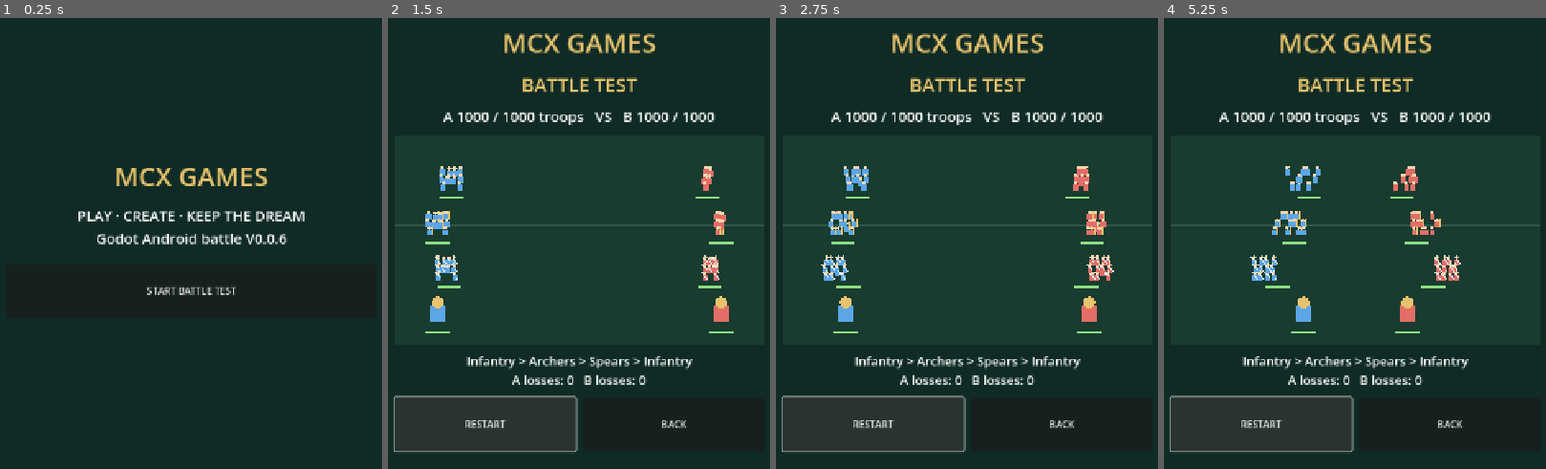
Above: before the commit, frames 1-4 (left to right).
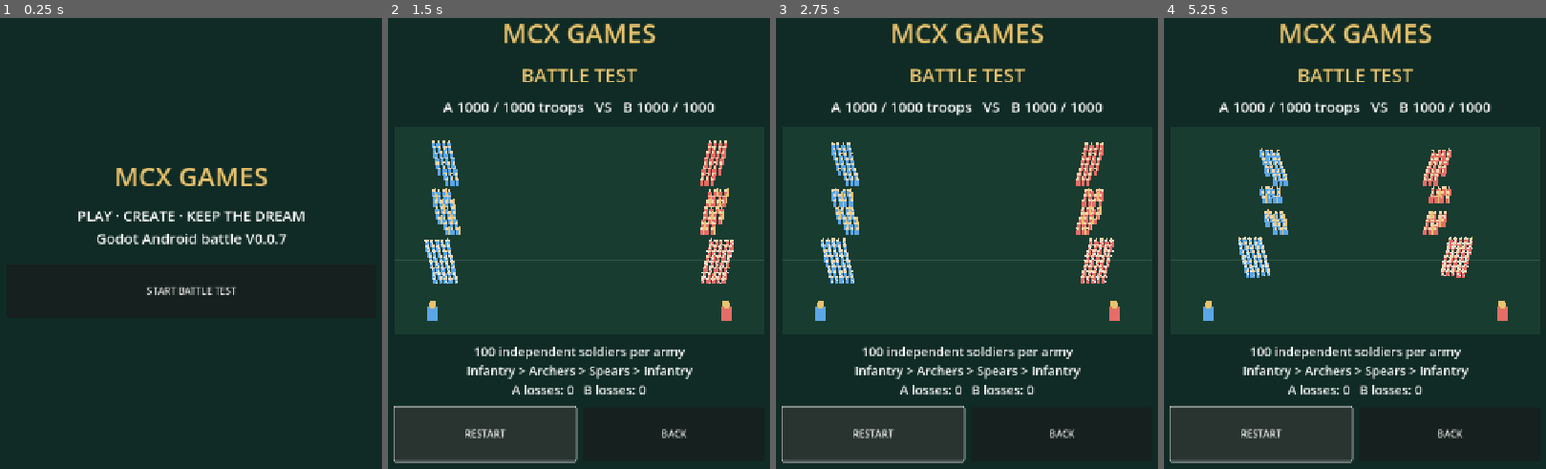
Above: after the commit, the same moments.

Repository: snowfire0918-ui/mcx-godot-test
Game: Godot game, scene res://scenes/main.tscn
Same seed, same stepped clock (60 frames per second), same inputs: the game is played once before the commit and once after it.
Inputs:
- Up to frame 1 (0.25 s): no input
- Up to frame 2 (1.5 s): click "START BATTLE TEST" at 0.5 s; click "RESTART" at 1.25 s
- Up to frame 3 (2.75 s): click "RESTART" at 2 s
- Up to frame 4 (5.25 s): click "RESTART" at 2.75 s

The runs differ from the first frame. In frame 1, less than 0.1% of the frame differs, in the area x 72-76%, y 47-51%; in frame 2, 14%; in frame 3, 14%; in frame 4, 14%, in the area x 1-99%, y 1-99%.

Commit message:
Implement 100 individually moving and attacking soldiers per army

Diff:
--- a/scripts/main.gd
+++ b/scripts/main.gd
@@ -1,11 +1,14 @@
 extends Control
 
-# MCX GAMES V0.0.6: wider battlefield, independently moving visible soldiers.
+# MCX GAMES V0.0.7: 100 individually fighting soldiers per army.
 # Visual and balance values are placeholders for Android prototype testing.
 const MAX_HP := 100
 const FIELD_W := 920.0
 const SPEED := 90.0
-const MAX_VISIBLE_PER_GROUP := 12
+const MAX_VISIBLE_PER_ARMY := 100
+const SOLDIER_REACH := 15.0
+const SOLDIER_SPEED := 58.0
+const SOLDIER_ATTACK_INTERVAL := 0.75
 const FIELD_DISPLAY_H := 350.0
 const ATTACK_TIME := 0.8
 const UNIT_NAMES := ["INFANTRY", "SPEARS", "ARCHERS"]
@@ -22,6 +25,7 @@
 var tick := 0.0
 var starting_troops := [1000, 1000]
 var soldiers_visual: Array[Dictionary] = []
+var battle_elapsed := 0.0
 
 func _ready() -> void:
     _make_ui()
@@ -45,7 +49,7 @@
     home = VBoxContainer.new()
     home.add_theme_constant_override("separation", 25)
     layout.add_child(home)
-    home.add_child(_label("PLAY · CREATE · KEEP THE DREAM\nGodot Android battle V0.0.6", 24))
+    home.add_child(_label("PLAY · CREATE · KEEP THE DREAM\nGodot Android battle V0.0.7", 24))
     var start := _button("START BATTLE TEST")
     start.pressed.connect(_show_battle)
     home.add_child(start)
@@ -104,131 +108,123 @@
 func _restart() -> void:
     units.clear()
     soldiers_visual.clear()
-    # Each side has one general and 3 distinct troop groups.
+    # One army has exactly 100 visual soldiers representing 1000 troops.
+    # The three groups are 30 infantry, 30 spears and 40 archers.
     for team in range(2):
         var base_x: float = 125.0 if team == 0 else 795.0
         for kind in range(4):
-            var hp: int = 160 if kind == 3 else MAX_HP
-            var soldiers: int = 0 if kind == 3 else (400 if kind == 2 else 300)
+            var count: int = 30 if kind < 2 else (40 if kind == 2 else 0)
+            var group_id: int = units.size()
             units.append({
-                "team": team, "kind": kind, "hp": hp, "max_hp": hp,
-                "soldiers": soldiers, "starting_soldiers": soldiers,
-                "x": base_x + (-35.0 if team == 0 else 35.0) * float(kind % 2),
-                "lane": kind, "cooldown": 0.0
+                "team": team, "kind": kind, "hp": 160 if kind == 3 else count * 10,
+                "max_hp": 160 if kind == 3 else count * 10,
+                "soldiers": count * 10, "starting_soldiers": count * 10,
+                "x": base_x, "lane": kind
             })
-            if kind != 3:
-                var group_id: int = units.size() - 1
-                for s in range(MAX_VISIBLE_PER_GROUP):
-                    soldiers_visual.append({"group": group_id, "x": base_x + (-30.0 if team == 0 else 30.0) * float(kind % 2) + float(s % 4) * (13.0 if team == 0 else -13.0), "y": 70.0 + float(kind) * 75.0 + float(s / 4) * 13.0 - 13.0, "seed": float(s) * 0.9})
+            for n in range(count):
+                var column: int = n % 8
+                var row: int = int(n / 8)
+                var direction: float = 1.0 if team == 0 else -1.0
+                soldiers_visual.append({
+                    "team": team, "group": group_id, "kind": kind,
+                    "x": base_x - direction * float(row) * 13.0 + direction * float(column) * 3.0,
+                    "y": 68.0 + float(kind) * 83.0 + float(column - 4) * 9.0,
+                    "hp": 10.0, "cooldown": float(n % 5) * 0.13,
+                    "attack_flash": 0.0
+                })
     active = true
     tick = 0.0
+    battle_elapsed = 0.0
     status.text = "BATTLE TEST"
     _refresh()
 
 func _process(delta: float) -> void:
     if not active:
         return
-    var dt: float = minf(delta, 0.1)
+    var dt: float = minf(delta, 0.08)
     tick += dt
+    battle_elapsed += dt
+    # Cache living enemy indices once each frame; 200 actors are the hard cap.
+    var living: Array[Array] = [[], []]
+    for i in range(soldiers_visual.size()):
+        if float(soldiers_visual[i]["hp"]) > 0.0:
+            living[int(soldiers_visual[i]["team"])].append(i)
+    if living[0].is_empty() or living[1].is_empty():
+        active = false
+        status.text = "ARMY A WINS!" if not living[0].is_empty() else ("ARMY B WINS!" if not living[1].is_empty() else "DRAW!")
+        _recount_armies()
+        details.text = "A survivors: %d  |  B survivors: %d\nTap RESTART to fight again." % [_total_soldiers(0), _total_soldiers(1)]
+        field.queue_redraw()
+        return
+    # Each actor selects a nearby enemy, approaches or attacks independently.
+    for team in range(2):
+        var enemies: Array = living[1 - team]
+        for index in living[team]:
+            var s: Dictionary = soldiers_visual[index]
+            var nearest := -1
+            var best := INF
+            var sx: float = float(s["x"])
+            var sy: float = float(s["y"])
+            for enemy_index in enemies:
+                var e: Dictionary = soldiers_visual[enemy_index]
+                if float(e["hp"]) <= 0.0:
+                    continue
+                var dx: float = float(e["x"]) - sx
+                var dy: float = float(e["y"]) - sy
+                var distance_sq: float = dx * dx + dy * dy
+                if distance_sq < best:
+                    best = distance_sq
+                    nearest = enemy_index
+            if nearest < 0:
+                continue
+            var target: Dictionary = soldiers_visual[nearest]
+            var kind: int = int(s["kind"])
+            var reach: float = 125.0 if kind == 2 else SOLDIER_REACH
+            var dist: float = sqrt(best)
+            s["cooldown"] = maxf(0.0, float(s["cooldown"]) - dt)
+            s["attack_flash"] = maxf(0.0, float(s["attack_flash"]) - dt)
+            if dist > reach:
+                var move_dir: Vector2 = Vector2(float(target["x"]) - sx, float(target["y"]) - sy).normalized()
+                var speed: float = SOLDIER_SPEED * (0.7 if kind == 2 else 1.0)
+                s["x"] = clampf(sx + move_dir.x * speed * dt, 8.0, FIELD_W - 8.0)
+                s["y"] = clampf(sy + move_dir.y * speed * dt, 15.0, FIELD_DISPLAY_H - 20.0)
+            elif float(s["cooldown"]) <= 0.0:
+                var damage: float = 1.0
+                var enemy_kind: int = int(target["kind"])
+                if (kind == 0 and enemy_kind == 2) or (kind == 2 and enemy_kind == 1) or (kind == 1 and enemy_kind == 0):
+                    damage = 1.5
+                target["hp"] = maxf(0.0, float(target["hp"]) - damage)
+                soldiers_visual[nearest] = target
+                s["cooldown"] = SOLDIER_ATTACK_INTERVAL * (1.3 if kind == 2 else 1.0)
+                s["attack_flash"] = 0.15
+            soldiers_visual[index] = s
+    _recount_armies()
+    _refresh()
+
+func _recount_armies() -> void:
     for i in range(units.size()):
-        var unit: Dictionary = units[i]
-        if int(unit["hp"]) <= 0:
+        if int(units[i]["kind"]) == 3:
             continue
-        var target_index: int = _nearest_enemy(i)
-        if target_index < 0:
-            continue
-        var enemy: Dictionary = units[target_index]
-        var distance: float = absf(float(enemy["x"]) - float(unit["x"]))
-        var kind: int = int(unit["kind"])
-        var reach: float = 205.0 if kind == 2 else (55.0 if kind == 3 else 38.0)
-        if distance > reach:
-            var direction: float = signf(float(enemy["x"]) - float(unit["x"]))
-            var pace: float = 0.65 if kind == 2 else (1.1 if kind == 3 else 1.0)
-            unit["x"] = clampf(float(unit["x"]) + direction * SPEED * pace * dt, 15.0, FIELD_W - 15.0)
-        else:
-            unit["cooldown"] = float(unit["cooldown"]) - dt
-            if float(unit["cooldown"]) <= 0.0:
-                var damage: int = 19 if kind == 3 else (16 if kind == 1 else (12 if kind == 2 else 14))
-                var enemy_kind: int = int(enemy["kind"])
-                # Infantry > archers > spears > infantry; generals are neutral.
-                if (kind == 0 and enemy_kind == 2) or (kind == 2 and enemy_kind == 1) or (kind == 1 and enemy_kind == 0):
-                    damage = int(round(float(damage) * 1.5))
-                var previous_hp: int = int(enemy["hp"])
-                enemy["hp"] = maxi(0, previous_hp - damage)
-                if enemy_kind != 3:
-                    var lost: int = mini(int(enemy["soldiers"]), maxi(1, int(ceil(float(damage) * 0.55))))
-                    enemy["soldiers"] = maxi(0, int(enemy["soldiers"]) - lost)
-                    if int(enemy["soldiers"]) == 0:
-                        enemy["hp"] = 0
-                unit["cooldown"] = ATTACK_TIME * (1.3 if kind == 2 else 1.0)
-                units[target_index] = enemy
-        units[i] = unit
-    _move_visible_soldiers(dt)
-    _refresh()
-    var a_alive := _alive_count(0)
-    var b_alive := _alive_count(1)
-    if a_alive == 0 or b_alive == 0:
-        active = false
-        status.text = "DRAW!" if a_alive == b_alive else ("ARMY A WINS!" if a_alive > 0 else "ARMY B WINS!")
-        details.text = "A survivors: %d  |  B survivors: %d\nTap RESTART to fight again." % [_total_soldiers(0), _total_soldiers(1)]
-
-func _move_visible_soldiers(dt: float) -> void:
-    # Visible soldiers move separately; casualties and damage remain group-simulated.
-    for i in range(soldiers_visual.size()):
-        var soldier: Dictionary = soldiers_visual[i]
-        var group: Dictionary = units[int(soldier["group"])]
-        if int(group["hp"]) <= 0:
-            continue
-        var team: int = int(group["team"])
-        var kind: int = int(group["kind"])
-        var target: float = float(group["x"]) + (float(i % 4) - 1.5) * 15.0
-        var target_y: float = 75.0 + float(kind) * 75.0 + (float(i % 3) - 1.0) * 13.0
-        if kind == 2:
-            target -= 35.0 if team == 0 else -35.0
-        var drift: float = sin(tick * 2.2 + float(soldier["seed"])) * 3.0
-        soldier["x"] = move_toward(float(soldier["x"]), target + drift, (SPEED * 0.85 + float(i % 5) * 5.0) * dt)
-        soldier["y"] = move_toward(float(soldier["y"]), target_y, 35.0 * dt)
-        soldiers_visual[i] = soldier
-
-func _nearest_enemy(index: int) -> int:
-    var own: Dictionary = units[index]
-    var closest := -1
-    var best := INF
-    for j in range(units.size()):
-        var other: Dictionary = units[j]
-        if int(other["team"]) == int(own["team"]) or int(other["hp"]) <= 0:
-            continue
-        var d: float = absf(float(other["x"]) - float(own["x"]))
-        if d < best:
-            best = d
-            closest = j
-    return closest
-
-func _alive_count(team: int) -> int:
-    var n := 0
-    for u in units:
-        if int(u["team"]) == team and int(u["hp"]) > 0:
-            n += 1
-    return n
+        var total_hp := 0.0
+        for s in soldiers_visual:
+            if int(s["group"]) == i:
+                total_hp += float(s["hp"])
+        var group: Dictionary = units[i]
+        group["soldiers"] = int(ceil(total_hp))
+        group["hp"] = int(ceil(total_hp))
+        units[i] = group
 
 func _total_soldiers(team: int) -> int:
-    var n := 0
-    for u in units:
-        if int(u["team"]) == team and int(u["hp"]) > 0:
-            n += int(u["soldiers"])
-    return n
-
-func _total_hp(team: int) -> int:
-    var n := 0
-    for u in units:
-        if int(u["team"]) == team:
-            n += int(u["hp"])
-    return n
+    var total := 0
+    for group in units:
+        if int(group["team"]) == team and int(group["kind"]) != 3:
+            total += int(group["soldiers"])
+    return total
 
 func _refresh() -> void:
     score.text = "A %d / 1000 troops   VS   B %d / 1000" % [_total_soldiers(0), _total_soldiers(1)]
     if active:
-        details.text = "Infantry > Archers > Spears > Infantry\nA losses: %d   B losses: %d" % [1000 - _total_soldiers(0), 1000 - _total_soldiers(1)]
+        details.text = "100 independent soldiers per army\nInfantry > Archers > Spears > Infantry\nA losses: %d   B losses: %d" % [1000 - _total_soldiers(0), 1000 - _total_soldiers(1)]
     field.queue_redraw()
 
 func _draw_field() -> void:
@@ -240,44 +236,24 @@
     field.draw_rect(Rect2(Vector2.ZERO, Vector2(w, h)), Color("#193c30"))
     for lane in range(4):
         var y: float = 75.0 + float(lane) * 75.0
-        field.draw_line(Vector2(0, y), Vector2(w, y), Color("#315746"), 1.0)
-    # Independent visual actors (simulation remains group-based for this prototype).
+        field.draw_line(Vector2(0.0, y), Vector2(w, y), Color("#315746"), 1.0)
     for s in soldiers_visual:
-        var u: Dictionary = units[int(s["group"])]
-        if int(u["hp"]) <= 0:
+        if float(s["hp"]) <= 0.0:
             continue
-        var starting: int = int(u["starting_soldiers"])
-        var current: int = int(u["soldiers"])
-        var allowed: int = mini(MAX_VISIBLE_PER_GROUP, int(ceil(float(current) * MAX_VISIBLE_PER_GROUP / float(starting))))
-        # Soldiers are appended only for non-general groups: use stable per-group index.
-        var group_slot: int = int(soldiers_visual.find(s))
-        var same_group_index: int = 0
-        for earlier in range(group_slot):
-            if int(soldiers_visual[earlier]["group"]) == int(s["group"]):
-                same_group_index += 1
-        if same_group_index >= allowed:
-            continue
-        var team: int = int(u["team"])
-        var kind: int = int(u["kind"])
-        var px: float = float(s["x"]) * scale_x
-        var py: float = float(s["y"])
-        var color: Color = COLORS[team]
-        field.draw_rect(Rect2(px - 4.0, py - 5.0, 8.0, 10.0), color)
-        field.draw_circle(Vector2(px, py - 8.0), 3.0, Color("#f1d6ae"))
+        var x: float = float(s["x"]) * scale_x
+        var y: float = float(s["y"])
+        var kind: int = int(s["kind"])
+        var team: int = int(s["team"])
+        var color: Color = Color.WHITE if float(s["attack_flash"]) > 0.0 else COLORS[team]
+        field.draw_rect(Rect2(x - 3.0, y - 4.0, 6.0, 9.0), color)
+        field.draw_circle(Vector2(x, y - 6.0), 2.5, Color("#f1d6ae"))
         if kind == 1:
-            field.draw_line(Vector2(px + 5.0, py - 12.0), Vector2(px + 5.0, py + 4.0), Color("#e8c36d"), 1.5)
+            field.draw_line(Vector2(x + 4.0, y - 10.0), Vector2(x + 4.0, y + 5.0), Color("#e8c36d"), 1.0)
         elif kind == 2:
-            field.draw_line(Vector2(px - 5.0, py - 9.0), Vector2(px + 5.0, py + 3.0), Color("#e9f4ff"), 1.5)
-    for u in units:
-        if int(u["hp"]) <= 0:
-            continue
-        var x: float = float(u["x"]) * scale_x
-        var kind: int = int(u["kind"])
-        var y: float = 75.0 + float(kind) * 75.0
-        if kind == 3:
-            var color: Color = COLORS[int(u["team"])]
-            field.draw_rect(Rect2(x - 12.0, y - 15.0, 24.0, 29.0), color)
-            field.draw_circle(Vector2(x, y - 20.0), 10.0, Color("#e8c36d"))
-        var ratio: float = float(u["hp"]) / float(u["max_hp"])
-        field.draw_rect(Rect2(x - 20.0, y + 27.0, 40.0, 4.0), Color("#3a2424"))
-        field.draw_rect(Rect2(x - 20.0, y + 27.0, 40.0 * ratio, 4.0), Color("#8cdd81"))
+            field.draw_line(Vector2(x - 4.0, y - 7.0), Vector2(x + 4.0, y + 4.0), Color("#e9f4ff"), 1.0)
+    # Generals are shown separately; their individual combat is a later milestone.
+    for team in range(2):
+        var general_x: float = (95.0 if team == 0 else 825.0) * scale_x
+        var general_y := 318.0
+        field.draw_rect(Rect2(general_x - 9.0, general_y - 15.0, 18.0, 23.0), COLORS[team])
+        field.draw_circle(Vector2(general_x, general_y - 19.0), 7.0, Color("#e8c36d"))
